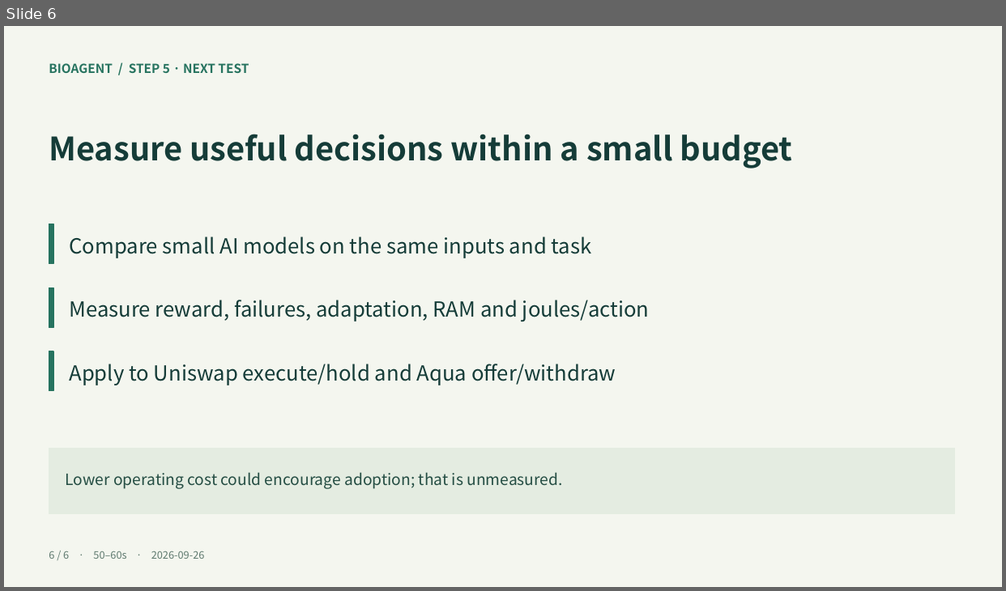
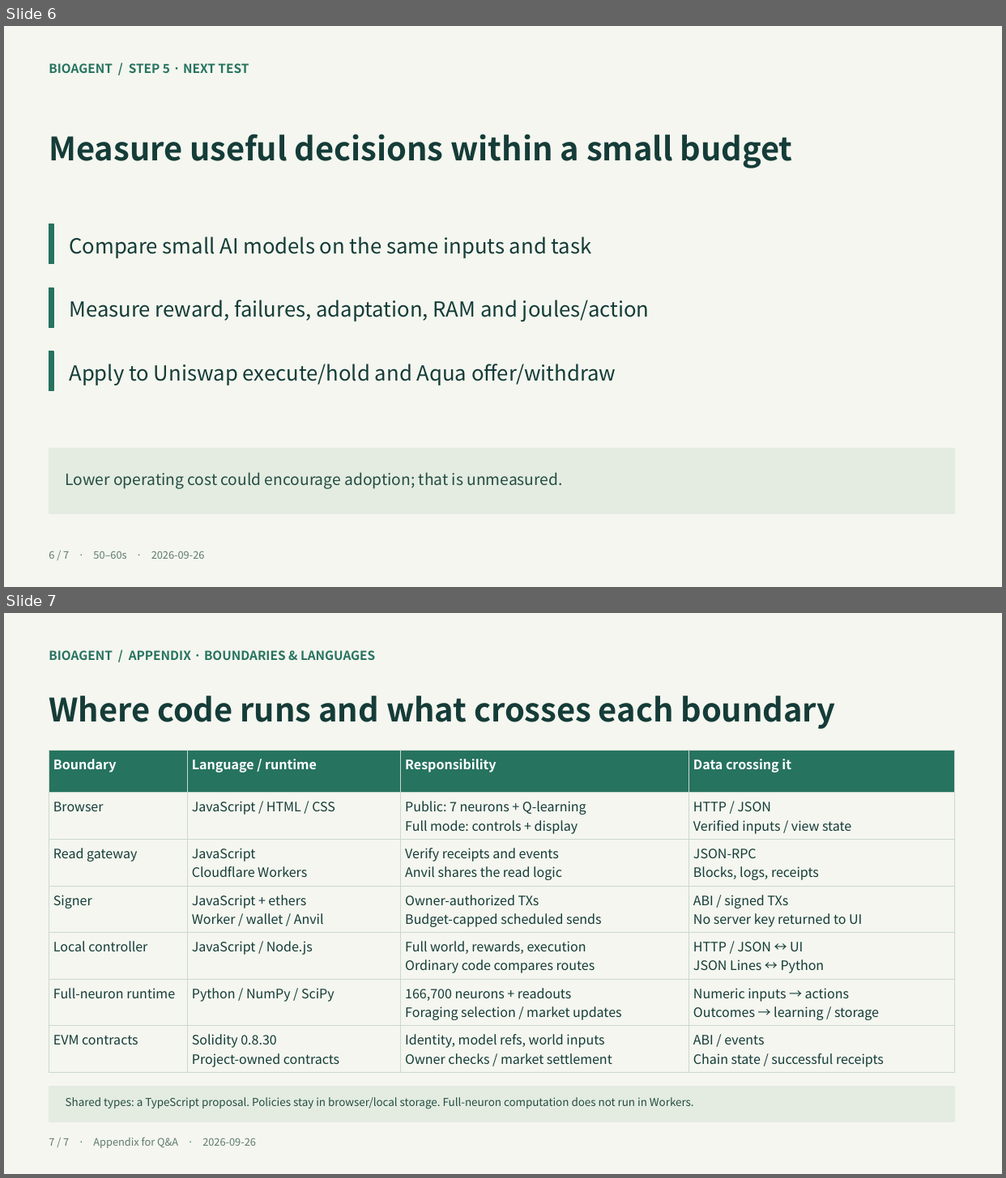
Before and after one commit to Polonity/ethglobaltokyo2026-bio-agent, a slide deck: docs/submission/presenter-kit/explanation-en.pptx. Shown one above the other, each under a label of ours: slide 6 before the commit, slides 6 and 7 after it. The pictures are 1006x591 and 1006x1178 pixels, drawn with LibreOffice and Linux fonts; fonts in the diff are those of the drawing. Boxes give left, top, right and bottom in pixels: in the first picture for what was removed or moved away, otherwise in the second. Text is boxed around its words. In the diff, an @@ line names an element or a change of style, - is before the commit and + after.

```diff
--- a/docs/submission/presenter-kit/explanation-en.pptx
+++ b/docs/submission/presenter-kit/explanation-en.pptx
@@ slide 7 added at box(4, 613, 1002, 1174), background #F4F6EF @@
@@ text added at box(49, 650, 375, 660), 12 pt, text #26735F, bold @@
+BIOAGENT / APPENDIX · BOUNDARIES & LANGUAGES
@@ text added at box(49, 696, 835, 729), 31 pt, text #153C38, bold @@
+Where code runs and what crosses each boundary
@@ table added at box(49, 750, 955, 1076), 7 rows, 4 columns @@
+Boundary | Language / runtime | Responsibility | Data crossing it
+Browser | JavaScript / HTML / CSS | Public: 7 neurons + Q-learning / Full mode: controls + display | HTTP / JSON / Verified inputs / view state
+Read gateway | JavaScript / Cloudflare Workers | Verify receipts and events / Anvil shares the read logic | JSON-RPC / Blocks, logs, receipts
+Signer | JavaScript + ethers / Worker / wallet / Anvil | Owner-authorized TXs / Budget-capped scheduled sends | ABI / signed TXs / No server key returned to UI
+Local controller | JavaScript / Node.js | Full world, rewards, execution / Ordinary code compares routes | HTTP / JSON ↔ UI / JSON Lines ↔ Python
+Full-neuron runtime | Python / NumPy / SciPy | 166,700 neurons + readouts / Foraging selection / market updates | Numeric inputs → actions / Outcomes → learning / storage
+EVM contracts | Solidity 0.8.30 / Project-owned contracts | Identity, model refs, world inputs / Owner checks / market settlement | ABI / events / Chain state / successful receipts
@@ rectangle added at box(49, 1087, 955, 1122), fill #E4ECE1, outline #E4ECE1 1 pt @@
@@ text added at box(66, 1097, 694, 1110), 10.5 pt, text #244D43 @@
+Shared types: a TypeScript proposal. Policies stay in browser/local storage. Full-neuron computation does not run in Workers.
@@ text added at box(49, 1137, 256, 1148), 10 pt, text #607B70 @@
+7 / 7 · Appendix for Q&A · 2026-09-26
@@ slide 6 changed as well @@
@@ text at box(49, 551, 205, 559): text changed @@
-6 / 6 · 50–60s · 2026-09-26
+6 / 7 · 50–60s · 2026-09-26
```
Also in this commit, not shown: 5 other slides changed, 18 other files.
